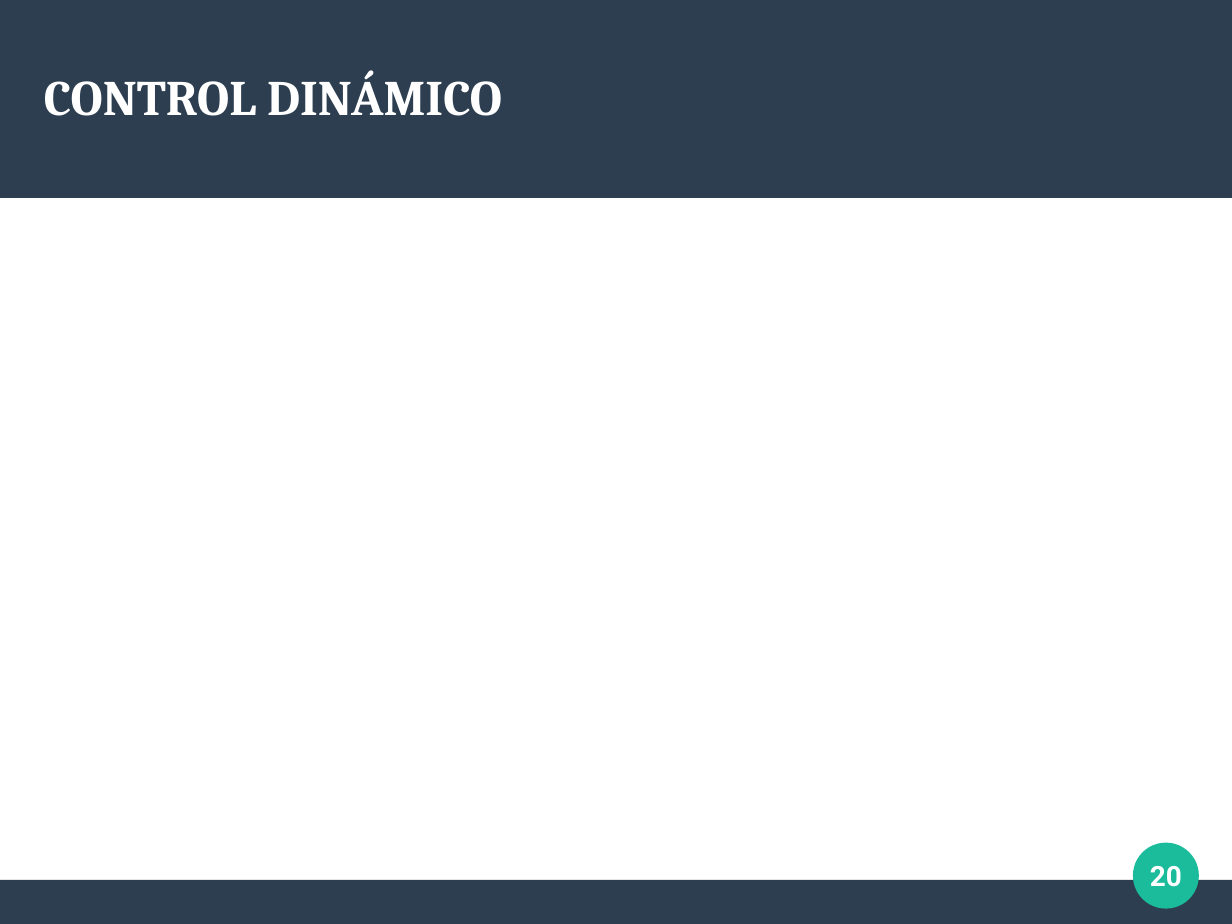
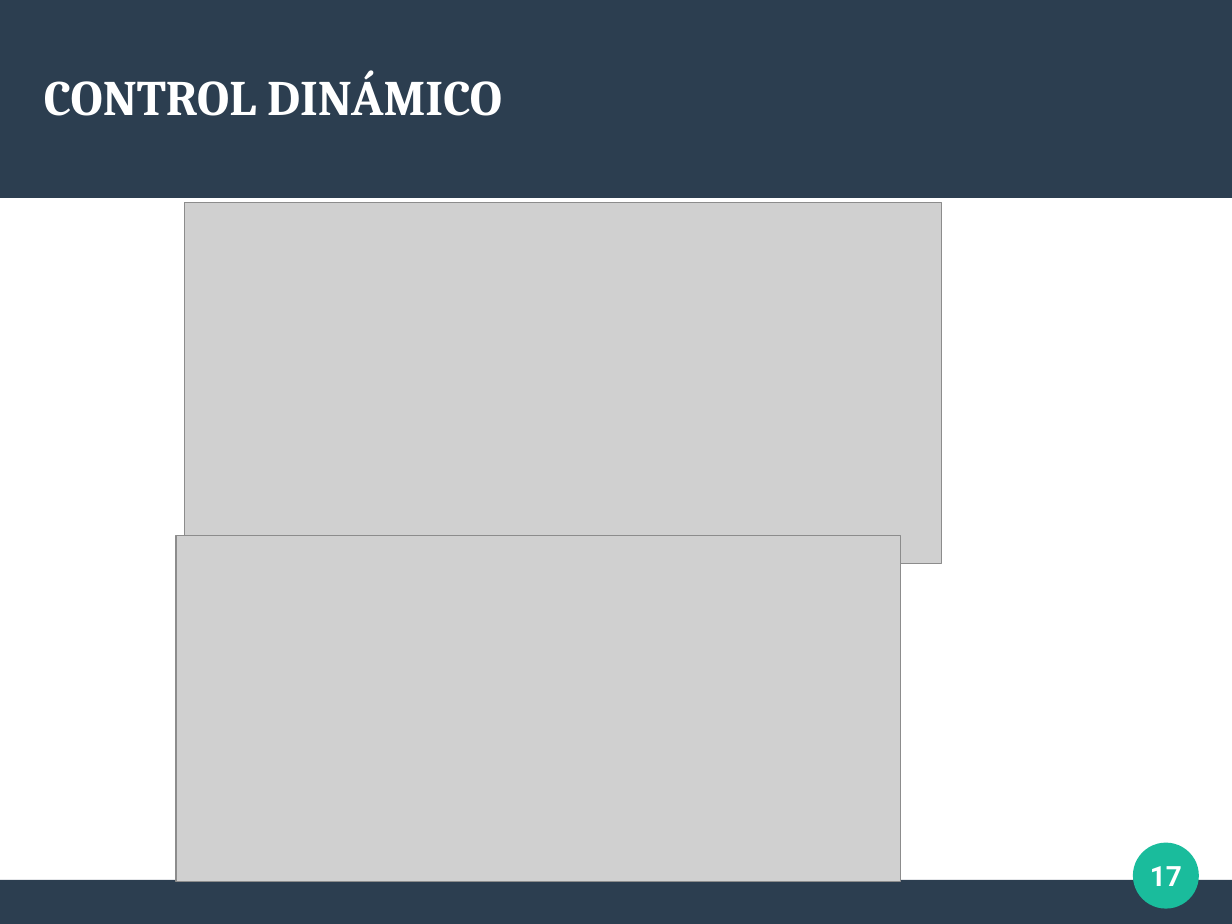
Before and after one commit to Arrivederccimamasita/Synchro_Drive_CyPR, a slide deck: slide 17 of Presentacion_defensa/defensa.odp (slide 20 before the commit). Drawn at 1232x924 pixels with LibreOffice and Linux fonts; fonts in the diff are those of the drawing; grey boxes stand for pictures. Boxes give left, top, right and bottom in pixels: in the first picture for what was removed or moved away, otherwise in the second. Text is boxed around its words. In the diff, an @@ line names an element or a change of style, - is before the commit and + after.

```diff
--- a/Presentacion_defensa/defensa.odp
+++ b/Presentacion_defensa/defensa.odp
@@ picture added at box(184, 202, 941, 563) @@
@@ picture added at box(176, 536, 900, 881) @@
@@ page number at box(1150, 866, 1182, 886): text changed @@
-20
+17
```
Also in this commit, not shown: 8 other slides changed, 5 slides added, 1 slide removed, 5 other files.
